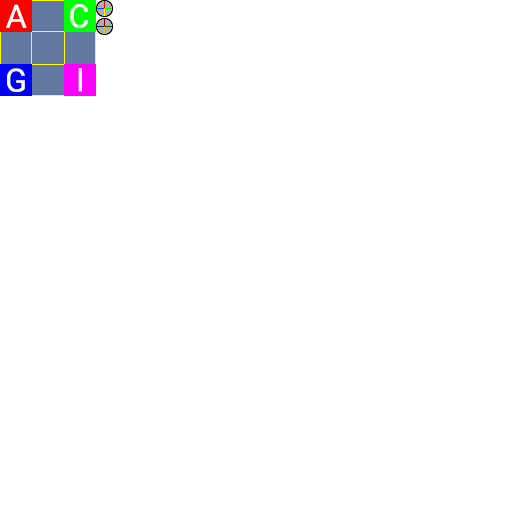
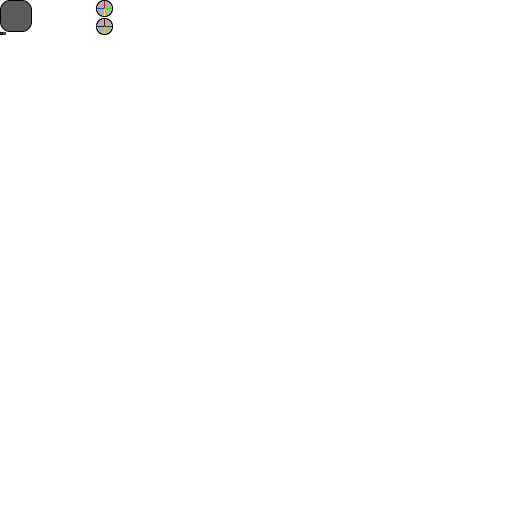
Layer changes from the first w=512, h=512 image to the second:
added group "Textbox" with 6 layers above "Button" over left=0, top=32, right=6, bottom=35
removed layer "Layer 9" from group "Panel" over left=32, top=64, right=64, bottom=96
removed layer "Layer 8" from group "Panel" over left=64, top=32, right=96, bottom=64
removed layer "Layer 7" from group "Panel" over left=32, top=32, right=64, bottom=64
removed layer "Layer 6" from group "Panel" over left=0, top=32, right=32, bottom=64
removed layer "Layer 5" from group "Panel" over left=32, top=0, right=64, bottom=32
removed layer "I" from group "Panel" over left=78, top=68, right=82, bottom=92
removed layer "Layer 4" from group "Panel" over left=64, top=64, right=96, bottom=96
removed layer "G" from group "Panel" over left=7, top=68, right=25, bottom=92
removed layer "Layer 3" from group "Panel" over left=0, top=64, right=32, bottom=96
removed layer "C" from group "Panel" over left=70, top=4, right=89, bottom=28
removed layer "Layer 2" from group "Panel" over left=64, top=0, right=96, bottom=32
removed layer "A" from group "Panel" over left=6, top=4, right=27, bottom=28
removed layer "Layer 1" from group "Panel" over left=0, top=0, right=32, bottom=32
